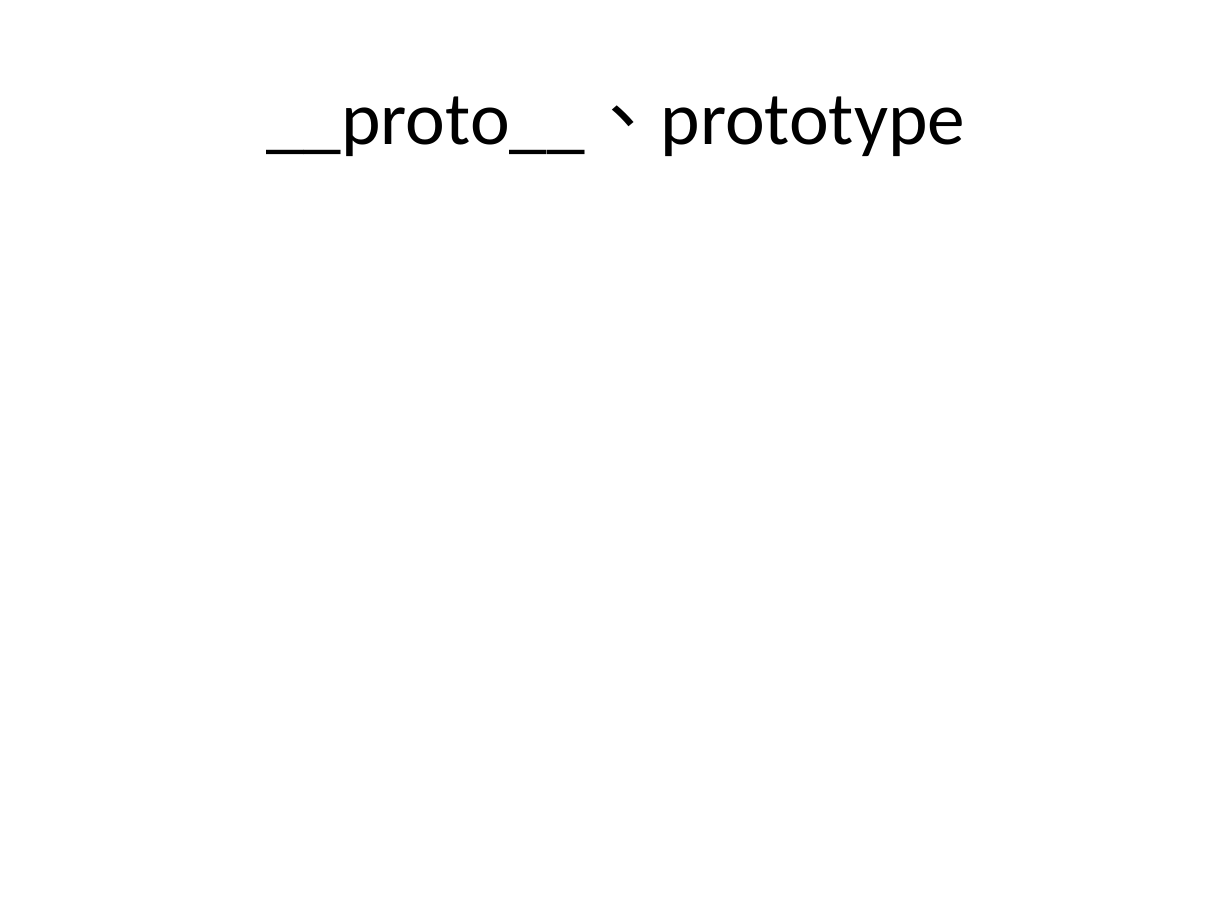
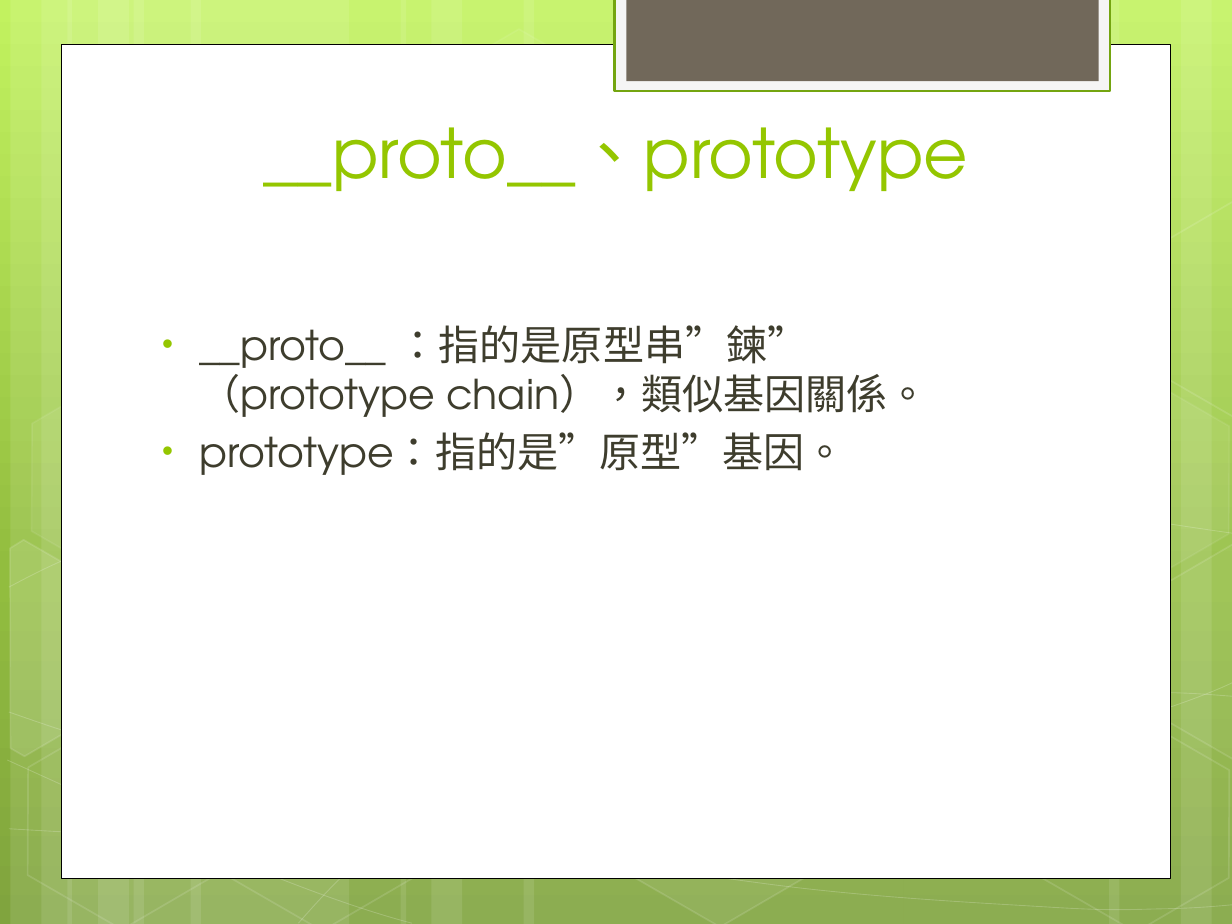
Before and after one commit to jackru6g6/JavaScript_Education, a slide deck: slide 9 of JavaScript教學及應用_08.22報告.pptx. Drawn at 1232x924 pixels with LibreOffice and Linux fonts; fonts in the diff are those of the drawing. Boxes give left, top, right and bottom in pixels: in the first picture for what was removed or moved away, otherwise in the second. Text is boxed around its words. In the diff, an @@ line names an element or a change of style, - is before the commit and + after.

```diff
--- a/JavaScript教學及應用_08.22報告.pptx
+++ b/JavaScript教學及應用_08.22報告.pptx
@@ background #FFFFFF to gradient #C3F35F to #93BF3F to #81A53E @@
@@ rectangle added at [615, 0, 1110, 91], fill #F5F5F5, outline #74A510 1.25 pt @@
@@ rectangle added at [626, 0, 1098, 81], fill #71685A @@
@@ rectangle added at [62, 44, 1170, 877], fill #FFFFFF, outline #000000 0.5 pt @@
@@ title "__proto__、prototype": place and size @@
-title "__proto__、prototype" at [266, 96, 965, 156]
+title "__proto__、prototype" at [264, 127, 968, 191]
@@ title "__proto__、prototype" at [264, 127, 968, 191]: size 44 to 40 pt, font Calibri to TeX Gyre Adventor, text colour #000000 to #94C600; vertical alignment middle to bottom @@
@@ group added at [0, 0, 1232, 924]: 12 rectangles, 8 freeform shapes, 8 hexagons @@
@@ text added at [199, 325, 929, 475], 24 pt, text #3E3D2D @@
+• __proto__ ：指的是原型串”鍊” （prototype chain），類似基因關係。
+• prototype：指的是”原型”基因。
```
Also in this commit, not shown: 9 other slides changed, 2 slides added, 4 other files.
